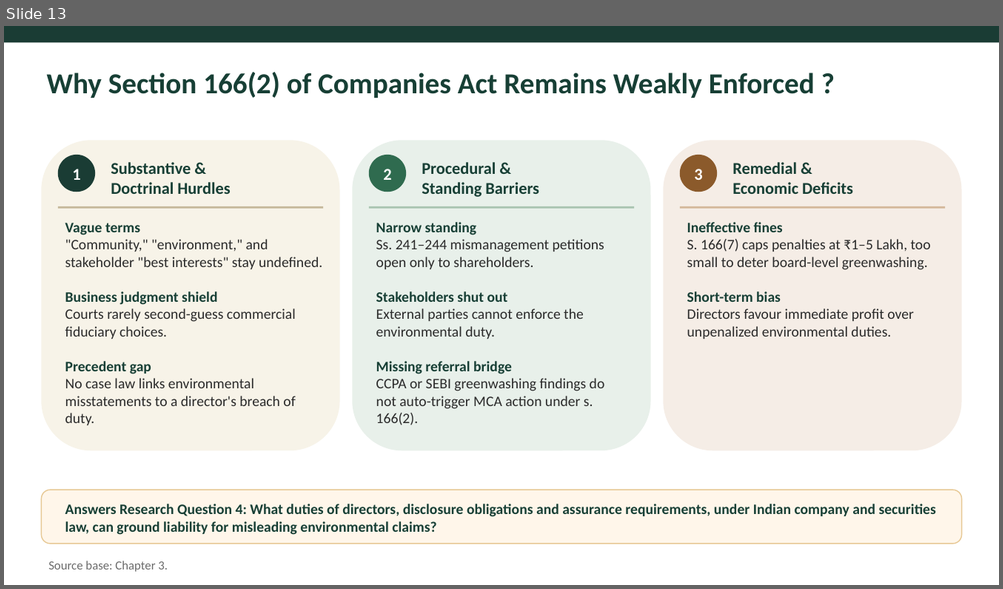
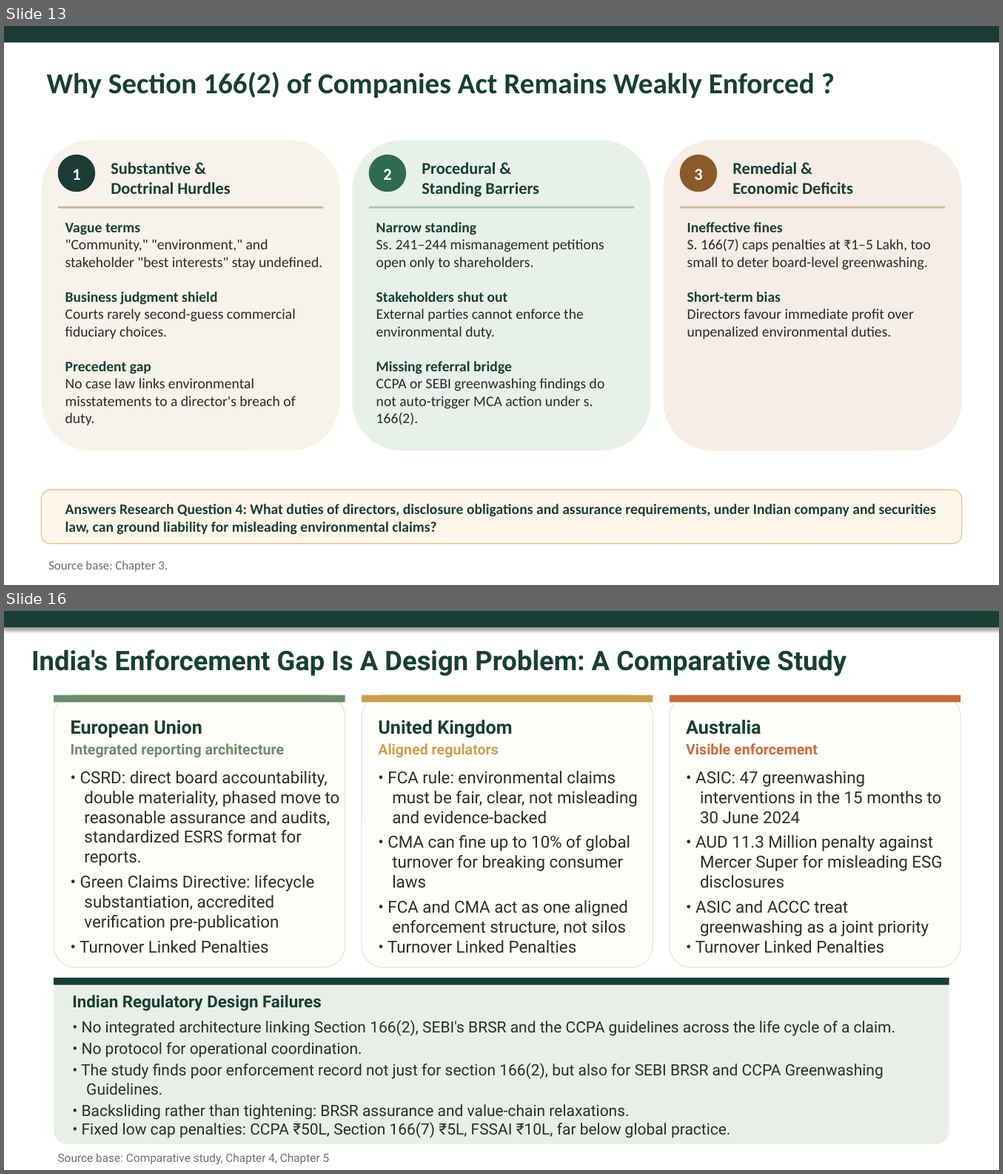
Before and after one commit to atul516/Final-VIva, a slide deck: Thesis Defence Presentation Final.pptx. Shown one above the other, each under a label of ours: slide 13 before the commit, slides 13 and 16 after it; the slides between them are not shown. The pictures are 1003x589 and 1003x1174 pixels, drawn with LibreOffice and Linux fonts; fonts in the diff are those of the drawing. Boxes give left, top, right and bottom in pixels: in the first picture for what was removed or moved away, otherwise in the second. Text is boxed around its words. In the diff, an @@ line names an element or a change of style, - is before the commit and + after.

```diff
--- a/Thesis Defence Presentation Final.pptx
+++ b/Thesis Defence Presentation Final.pptx
@@ slide 16 added at (x1=4, y1=611, x2=999, y2=1170), background #FFFFFF @@
@@ rectangle added at (x1=4, y1=611, x2=999, y2=627), fill #173F35 @@
@@ text added at (x1=31, y1=649, x2=846, y2=676), 26 pt, text #173F35, bold @@
+India's Enforcement Gap Is A Design Problem: A Comparative Study
@@ rounded rectangle added at (x1=54, y1=695, x2=345, y2=968), fill #FFFDF8, outline #E5E0D8 0.75 pt @@
@@ rectangle added at (x1=54, y1=695, x2=345, y2=703), fill #6A8C69 @@
@@ rounded rectangle added at (x1=361, y1=695, x2=652, y2=968), fill #FFFDF8, outline #E5E0D8 0.75 pt @@
@@ rectangle added at (x1=361, y1=695, x2=652, y2=703), fill #C8A24D @@
@@ rounded rectangle added at (x1=669, y1=695, x2=961, y2=968), fill #FFFDF8, outline #E5E0D8 0.75 pt @@
@@ rectangle added at (x1=669, y1=695, x2=961, y2=703), fill #C96A3D @@
@@ text added at (x1=71, y1=720, x2=284, y2=758), 14 pt, text #6A8C69, bold @@
+European Union
+Integrated reporting architecture
@@ text added at (x1=378, y1=720, x2=512, y2=758), 14 pt, text #C8A24D, bold @@
+United Kingdom
+Aligned regulators
@@ text added at (x1=686, y1=720, x2=817, y2=755), 14 pt, text #C96A3D, bold @@
+Australia
+Visible enforcement
@@ text added at (x1=79, y1=771, x2=340, y2=954), 16 pt, text #2D2D2D @@
+• CSRD: direct board accountability, double materiality, phased move to reasonable assurance and audits, standardized ESRS format for reports.
+• Green Claims Directive: lifecycle substantiation, accredited verification pre-publication
+• Turnover Linked Penalties
@@ text added at (x1=387, y1=771, x2=637, y2=954), 16 pt, text #2D2D2D @@
+• FCA rule: environmental claims must be fair, clear, not misleading and evidence-backed
+• CMA can fine up to 10% of global turnover for breaking consumer laws
+• FCA and CMA act as one aligned enforcement structure, not silos
+• Turnover Linked Penalties
@@ text added at (x1=695, y1=771, x2=942, y2=954), 16 pt, text #2D2D2D @@
+• ASIC: 47 greenwashing interventions in the 15 months to 30 June 2024
+• AUD 11.3 Million penalty against Mercer Super for misleading ESG disclosures
+• ASIC and ACCC treat greenwashing as a joint priority
+• Turnover Linked Penalties
@@ rounded rectangle added at (x1=54, y1=978, x2=949, y2=1145), fill #E8EFE6 @@
@@ rectangle added at (x1=54, y1=978, x2=949, y2=985), fill #173F35 @@
@@ text added at (x1=72, y1=995, x2=321, y2=1011), 16 pt, text #173F35, bold @@
+Indian Regulatory Design Failures
@@ text added at (x1=81, y1=1020, x2=895, y2=1139), 15 pt, text #2D2D2D @@
+• No integrated architecture linking Section 166(2), SEBI's BRSR and the CCPA guidelines across the life cycle of a claim.
+• No protocol for operational coordination.
+• The study finds poor enforcement record not just for section 166(2), but also for SEBI BRSR and CCPA Greenwashing Guidelines.
+• Backsliding rather than tightening: BRSR assurance and value-chain relaxations.
+• Fixed low cap penalties: CCPA ₹50L, Section 166(7) ₹5L, FSSAI ₹10L, far below global practice.
@@ text added at (x1=58, y1=1153, x2=330, y2=1165), 11 pt, text #6B6F6A @@
+Source base: Comparative study, Chapter 4, Chapter 5
```
Also in this commit, not shown: 6 slides changed, 2 slides removed.
